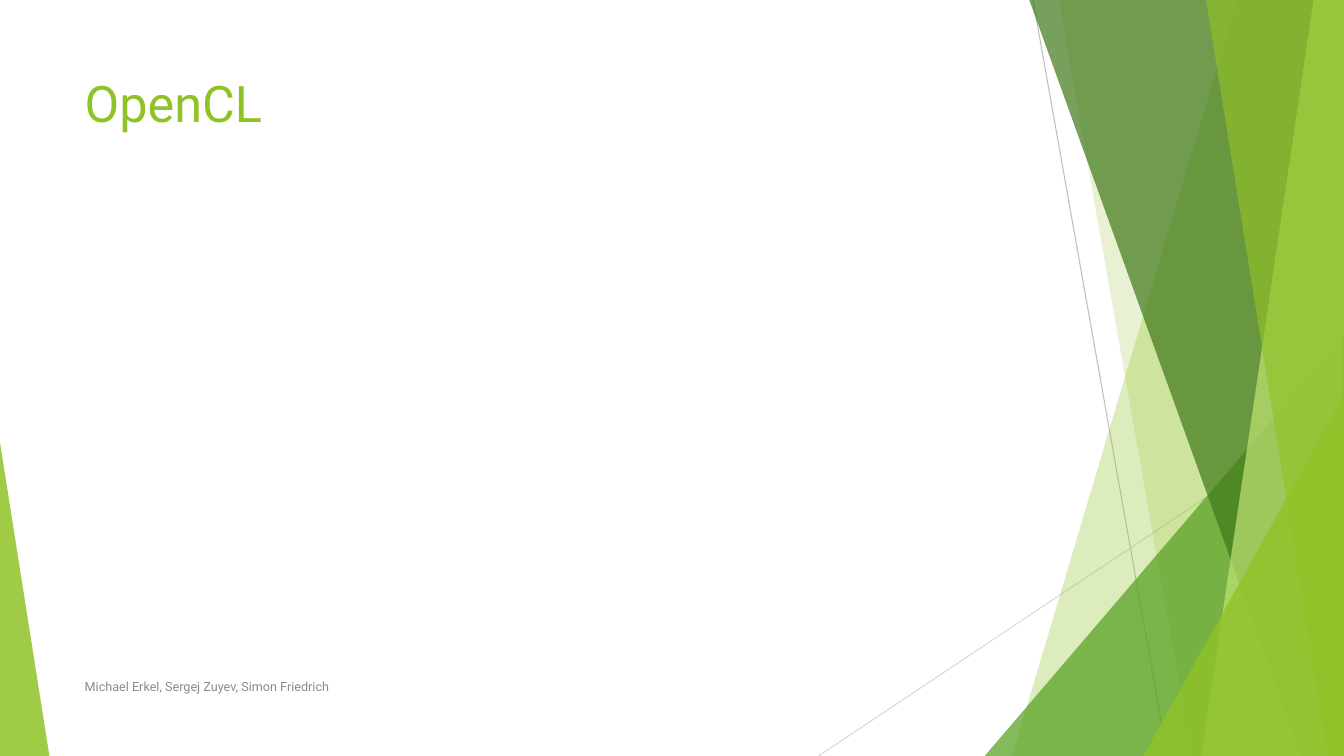
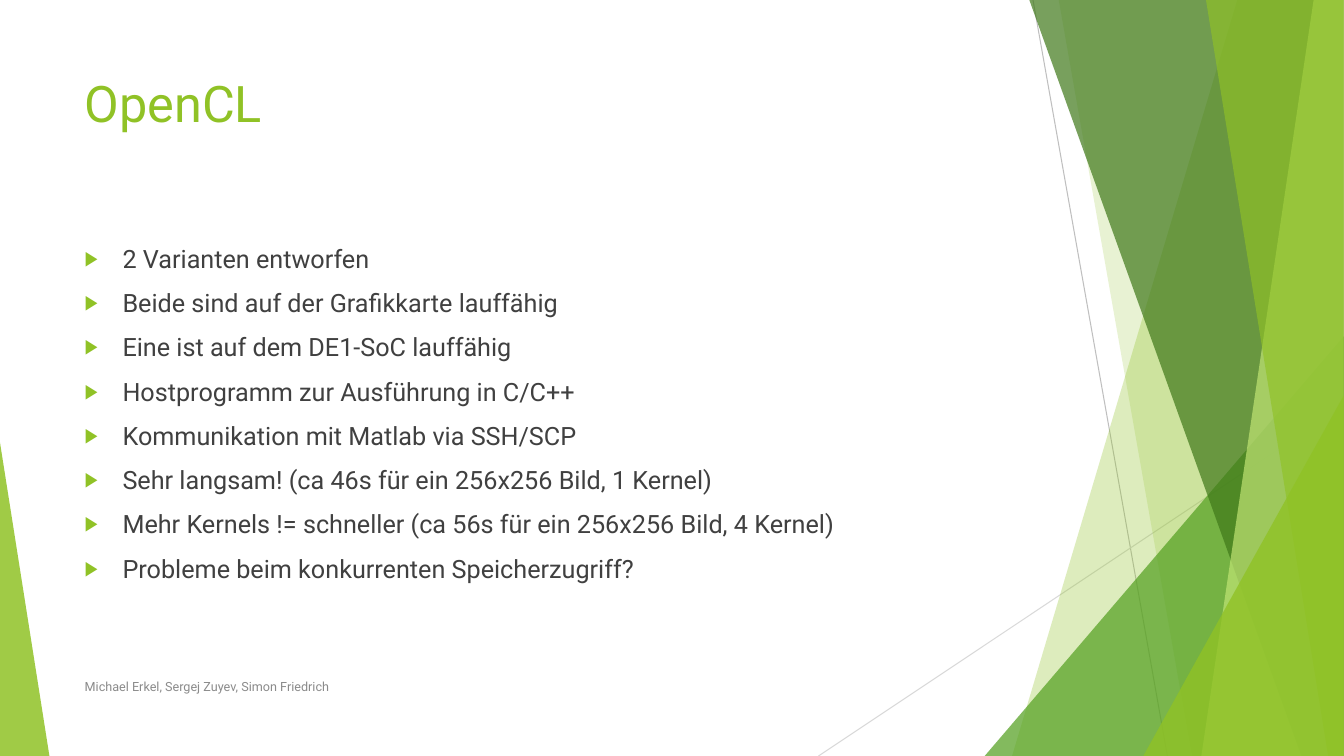
Before and after one commit to zz-systems/projektmanagement-ss-2016, a slide deck: slide 6 of Projektdokumente/Team 5a.pptx. Drawn at 1344x756 pixels with LibreOffice and Linux fonts; fonts in the diff are those of the drawing. Boxes give left, top, right and bottom in pixels: in the first picture for what was removed or moved away, otherwise in the second. Text is boxed around its words. In the diff, an @@ line names an element or a change of style, - is before the commit and + after.

```diff
--- a/Projektdokumente/Team 5a.pptx
+++ b/Projektdokumente/Team 5a.pptx
@@ text added at [123, 249, 834, 584], 18 pt, text #404040 @@
+▶ 2 Varianten entworfen
+▶ Beide sind auf der Grafikkarte lauffähig
+▶ Eine ist auf dem DE1-SoC lauffähig
+▶ Hostprogramm zur Ausführung in C/C++
+▶ Kommunikation mit Matlab via SSH/SCP
+▶ Sehr langsam! (ca 46s für ein 256x256 Bild, 1 Kernel)
+▶ Mehr Kernels != schneller (ca 56s für ein 256x256 Bild, 4 Kernel)
+▶ Probleme beim konkurrenten Speicherzugriff?
```
Also in this commit, not shown: 2 other slides changed.
